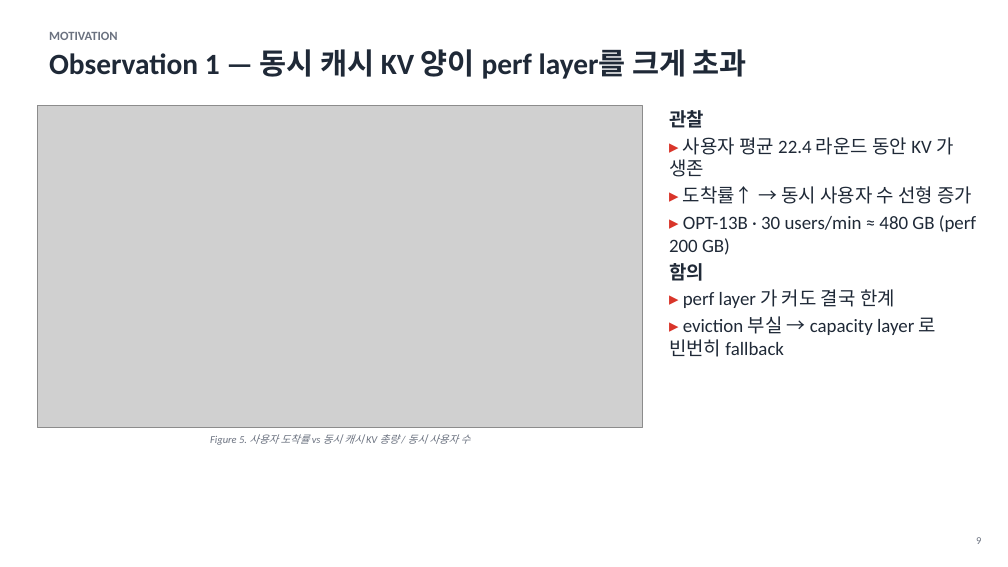
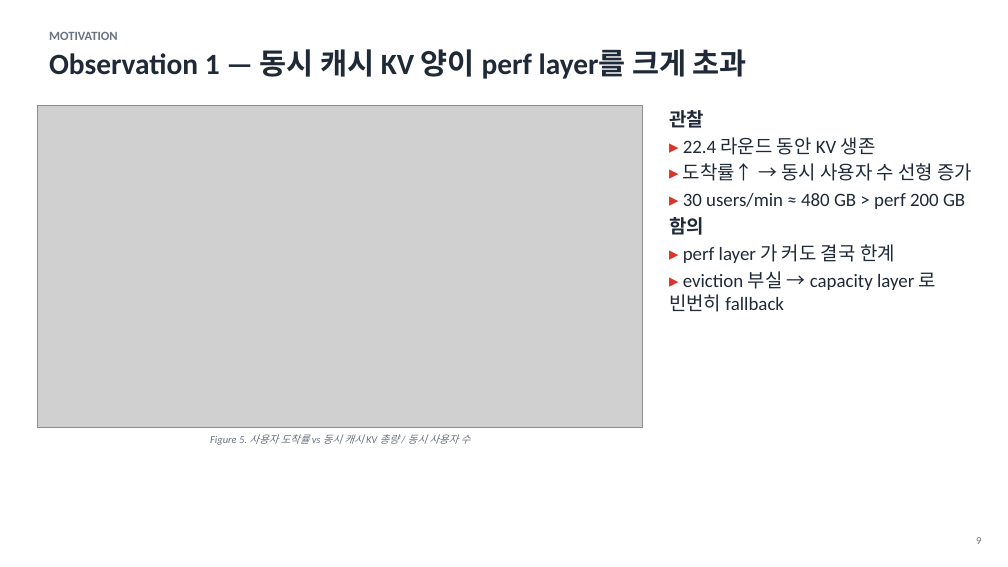
Before and after one commit to Daejun/bidaw, a slide deck: slide 9 of Bidaw_seminar.pptx. Drawn at 1008x567 pixels with LibreOffice and Linux fonts; fonts in the diff are those of the drawing; grey boxes stand for pictures. Boxes give left, top, right and bottom in pixels: in the first picture for what was removed or moved away, otherwise in the second. Text is boxed around its words. In the diff, an @@ line names an element or a change of style, - is before the commit and + after.

Commit message:
Self-review pass: fix layout, overlap, and dead space
After eyeballing the rendered deck slide-by-slide, several layout
issues surfaced. Changes:

- Slide 4: shrink left-bullet column 6.4″ → 6.0″ so it stops bleeding
  into the right-side schematic box
- Slide 8: replace 1.6″ tinted callout panel (which held a single
  sentence) with a slim one-line teaser
- Slide 11: rearrange figures 7 + 8 from stacked vertically (which left
  the right half empty) to side-by-side across the top, with the body
  on the bottom row
- Slides 13, 17, 24: shrink the two-column callout panels from 5.6″
  height to ~3.4–4.0″ so they actually match their content
- Slide 21: stretch the 5-step list from 0.85″ row pitch to 1.05″, with
  larger circled numerals — fills the slide instead of bottom-loading
- Slides 9, 10, 23, 24: tighten Korean copy on widow-prone bullets

```diff
--- a/Bidaw_seminar.pptx
+++ b/Bidaw_seminar.pptx
@@ text at [683,137,876,155]: text changed @@
-▸ 사용자 평균 22.4 라운드 동안 KV 가 생존
+▸ 22.4 라운드 동안 KV 생존
@@ text at [683,193,965,209]: text changed @@
-▸ OPT-13B · 30 users/min ≈ 480 GB (perf 200 GB)
+▸ 30 users/min ≈ 480 GB > perf 200 GB
```
Also in this commit, not shown: 9 other slides changed, 2 other files.
